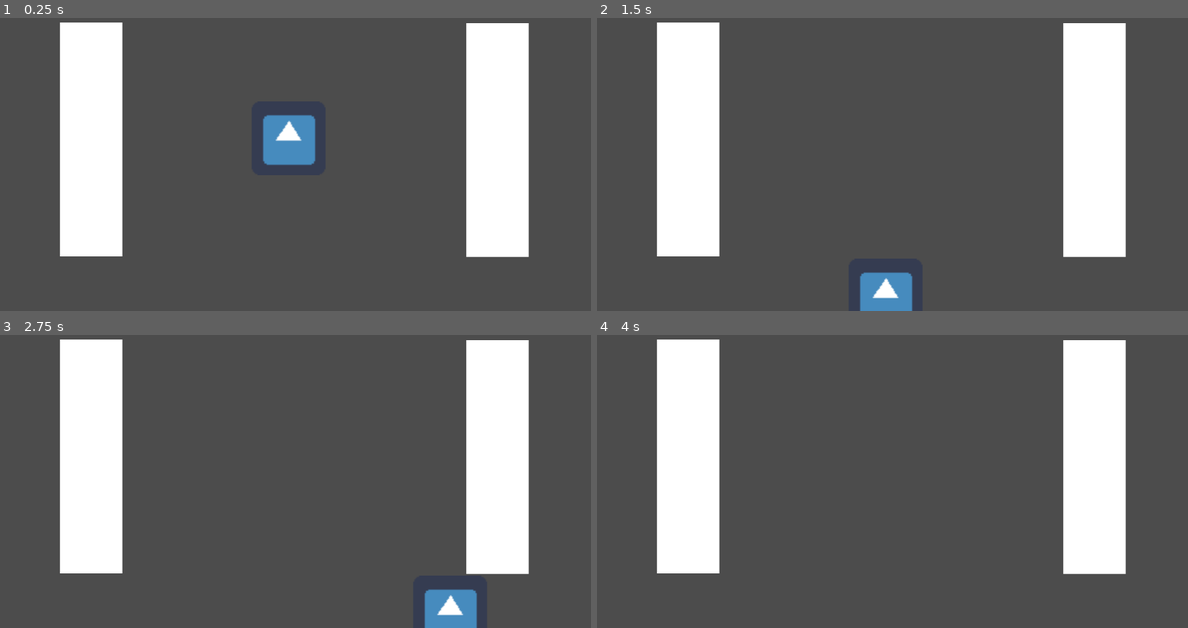
Above: before the commit, frames 1-4 (two rows, left to right).
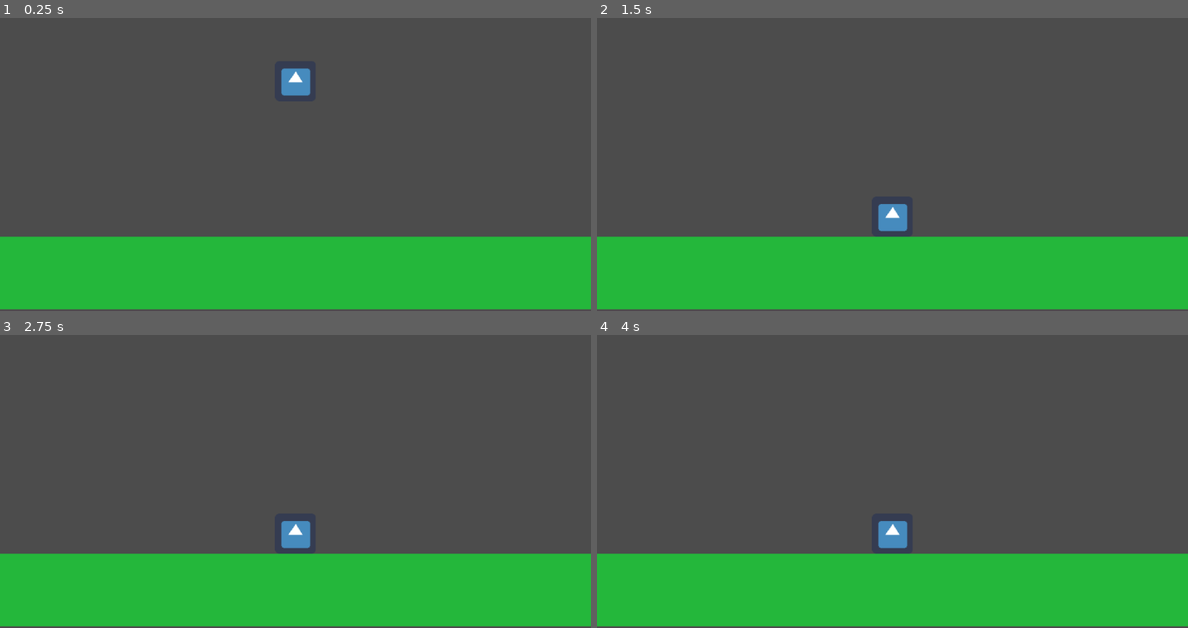
Above: after the commit, the same moments.

Repository: nelsueroo/ManelProjecte1
Game: Godot game, scene res://Escenes/NodeTerra.tscn
The game is run twice, just before and just after one commit, with the same random seed, the same clock (stepped at 60 frames per second) and the same inputs. Before the commit the project starts from res://Escenes/PantallaPrincipalSprite.tscn. The engine's default icon, where the game draws it, is replaced by a stand-in: a white triangle on a blue panel in a dark square.
Inputs:
- Up to frame 1 (0.25 s): no input
- Up to frame 2 (1.5 s): hold Down (Abaix) 0.53-1.28 s; tap Up (Adalt) at 1.35 s
- Up to frame 3 (2.75 s): tap Enter at 2 s; hold D (Dreta) from 2.03 s (still down)
- Up to frame 4 (4 s): release D (Dreta) at 2.78 s; tap A (Esquerra) at 2.85 s; tap Space at 3.5 s; hold Down (Abaix) from 3.53 s (still down)

The runs differ from the first frame. In frame 1, 42% of the frame differs, in the area x 0-100%, y 1-100%; in frame 2, 41%; in frame 3, 41%; in frame 4, 41%.

Commit message:
Xoc entre un terra i un cos.

Diff:
--- /dev/null
+++ b/Escenes/Cossos.gd
@@ -0,0 +1,10 @@
+extends KinematicBody2D
+
+var velocitat_base = 200
+var velocitat = Vector2.ZERO
+var direccio = Vector2.DOWN
+var gravetat = Vector2.DOWN * 980
+
+func _physics_process(delta):
+	move_and_slide(velocitat)
+	velocitat += gravetat * delta
--- a/Escenes/Cossos.tscn
+++ b/Escenes/Cossos.tscn
@@ -1,11 +1,13 @@
-[gd_scene load_steps=3 format=2]
+[gd_scene load_steps=4 format=2]
 
 [ext_resource path="res://Imatges/icon.png" type="Texture" id=1]
+[ext_resource path="res://Escenes/Cossos.gd" type="Script" id=2]
 
 [sub_resource type="RectangleShape2D" id=1]
 extents = Vector2( 35.5, 35 )
 
 [node name="KinematicBody2D" type="KinematicBody2D"]
+script = ExtResource( 2 )
 
 [node name="Sprite" type="Sprite" parent="."]
 position = Vector2( 0, 2.38419e-07 )
--- /dev/null
+++ b/Escenes/NodeTerra.tscn
@@ -0,0 +1,12 @@
+[gd_scene load_steps=3 format=2]
+
+[ext_resource path="res://Escenes/Cossos.tscn" type="PackedScene" id=1]
+[ext_resource path="res://Escenes/TERRAStaticBody2D.tscn" type="PackedScene" id=2]
+
+[node name="Node2D" type="Node2D"]
+
+[node name="StaticBody2D" parent="." instance=ExtResource( 2 )]
+position = Vector2( 512, 534 )
+
+[node name="KinematicBody2D" parent="." instance=ExtResource( 1 )]
+position = Vector2( 512, 172 )
--- a/Escenes/PantallaPrincipalSprite.tscn
+++ b/Escenes/PantallaPrincipalSprite.tscn
@@ -6,7 +6,6 @@
 [node name="Node2D" type="Node2D"]
 
 [node name="Personatge" parent="." instance=ExtResource( 2 )]
-position = Vector2( -7, 2 )
 
 [node name="Zona" parent="." instance=ExtResource( 1 )]
 position = Vector2( 158, 302 )
--- /dev/null
+++ b/Escenes/TERRAStaticBody2D.tscn
@@ -0,0 +1,16 @@
+[gd_scene load_steps=2 format=2]
+
+[sub_resource type="RectangleShape2D" id=1]
+extents = Vector2( 512, 63 )
+
+[node name="Terra" type="StaticBody2D"]
+modulate = Color( 0.145098, 0.721569, 0.235294, 1 )
+
+[node name="ColorRect" type="ColorRect" parent="."]
+margin_left = -513.0
+margin_top = -63.0
+margin_right = 513.0
+margin_bottom = 63.0
+
+[node name="CollisionShape2D" type="CollisionShape2D" parent="."]
+shape = SubResource( 1 )
--- a/project.godot
+++ b/project.godot
@@ -11,7 +11,7 @@
 [application]
 
 config/name="P"
-run/main_scene="res://Escenes/PantallaPrincipalSprite.tscn"
+run/main_scene="res://Escenes/NodeTerra.tscn"
 config/icon="res://Imatges/icon.png"
 
 [input]
